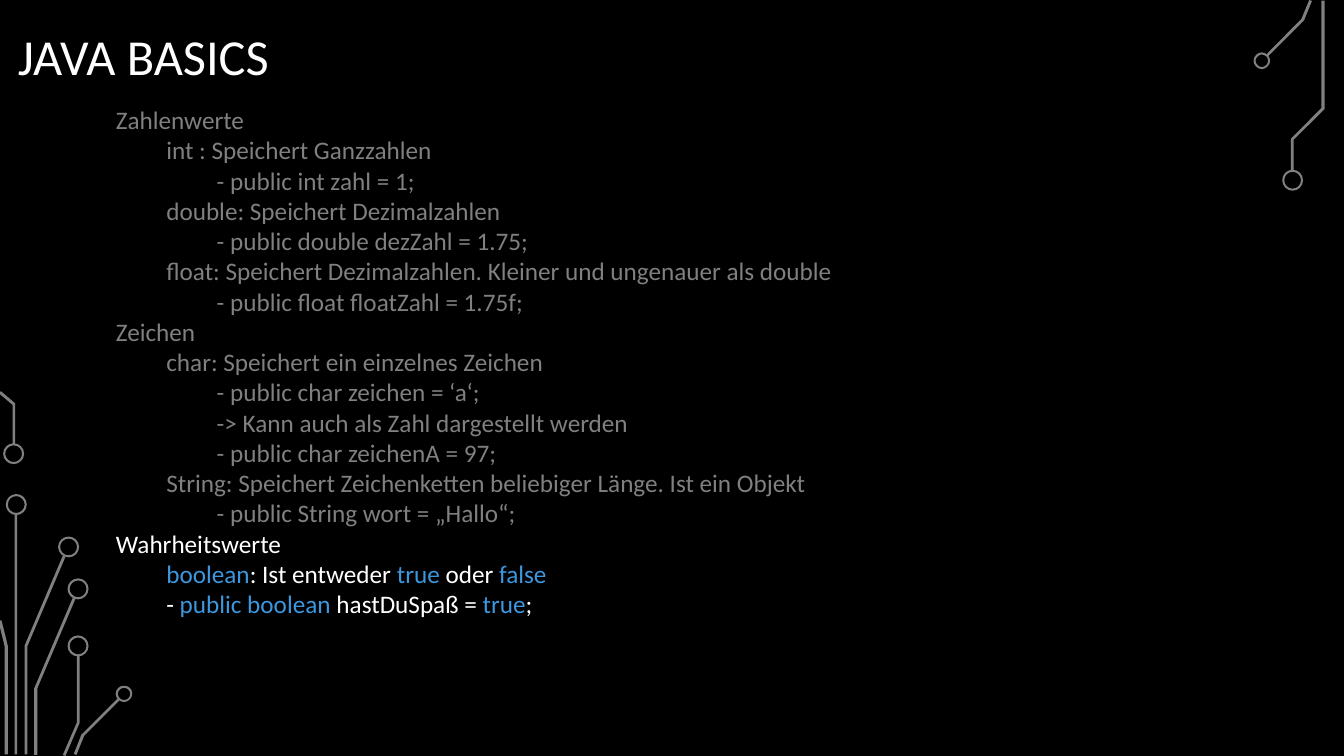
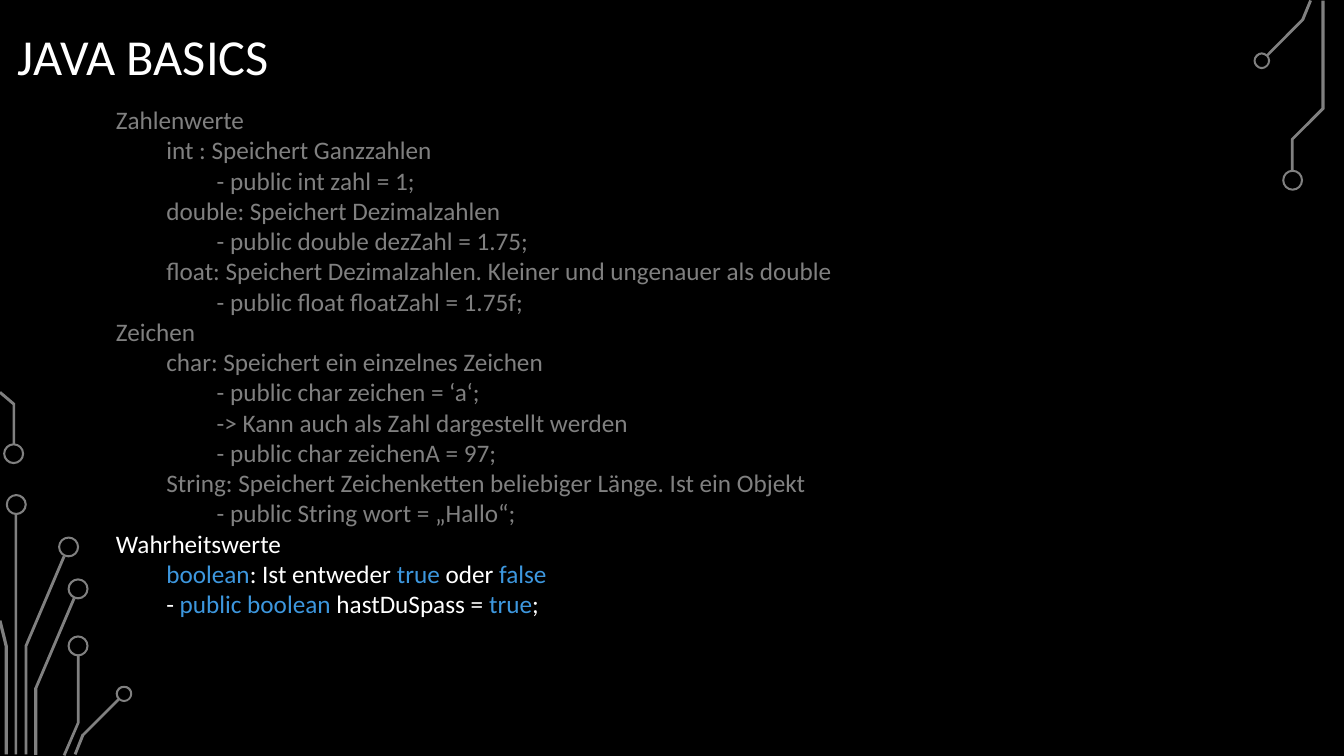
Before and after one commit to BelmontR/Java-Tutorial-Course, a slide deck: slide 13 of Java Grundkurs.pptx. Drawn at 1344x756 pixels with LibreOffice and Linux fonts; fonts in the diff are those of the drawing; background and template pictures are left out. Boxes give left, top, right and bottom in pixels: in the first picture for what was removed or moved away, otherwise in the second. Text is boxed around its words. In the diff, an @@ line names an element or a change of style, - is before the commit and + after.

Commit message:
Updated Powerpoint

```diff
--- a/Java Grundkurs.pptx
+++ b/Java Grundkurs.pptx
@@ text at box(180, 595, 539, 617): text changed @@
-- public boolean hastDuSpaß = true;
+- public boolean hastDuSpass = true;
```
Also in this commit, not shown: 5 other slides changed, 29 slides added, 2 other files.
